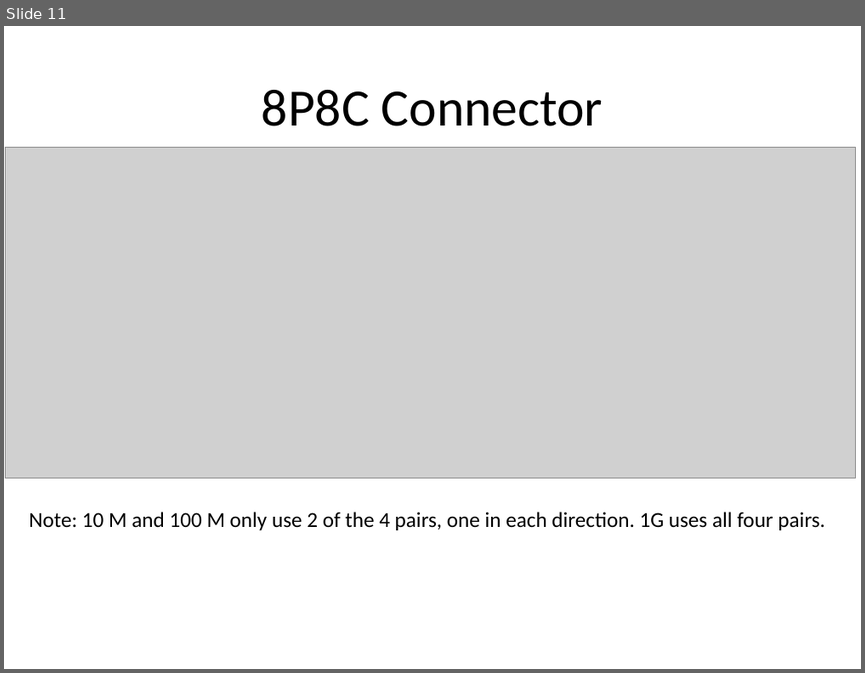
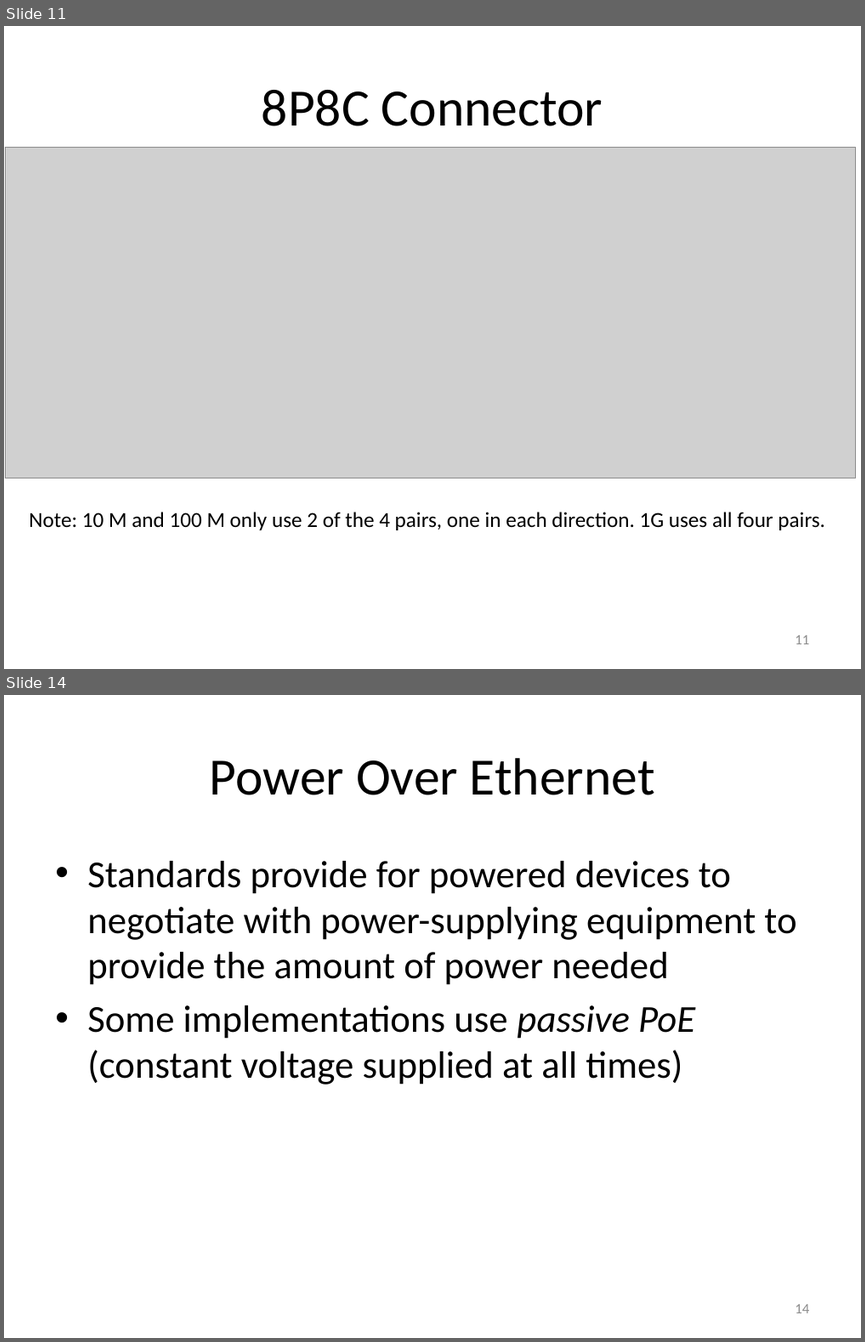
Before and after one commit to carlosgj/FRC-Training, a slide deck: Networking Basics.pptx. Shown one above the other, each under a label of ours: slide 11 before the commit, slides 11 and 14 after it; the slides between them are not shown. The pictures are 865x673 and 865x1342 pixels, drawn with LibreOffice and Linux fonts; fonts in the diff are those of the drawing; grey boxes stand for pictures. Boxes give left, top, right and bottom in pixels: in the first picture for what was removed or moved away, otherwise in the second. Text is boxed around its words. In the diff, an @@ line names an element or a change of style, - is before the commit and + after.

```diff
--- a/Networking Basics.pptx
+++ b/Networking Basics.pptx
@@ slide 14 added at bbox=[4, 695, 861, 1338], background #FFFFFF @@
@@ title added at bbox=[210, 758, 655, 795], 44 pt, text #000000 @@
+Power Over Ethernet
@@ text added at bbox=[87, 861, 796, 1084], 32 pt, text #000000 @@
+• Standards provide for powered devices to negotiate with power-supplying equipment to provide the amount of power needed
+• Some implementations use passive PoE (constant voltage supplied at all times)
@@ page number added at bbox=[794, 1304, 809, 1313], 12 pt, text #8C8C8C @@
+14
@@ slide 11 changed as well @@
@@ page number added at bbox=[794, 635, 809, 644], 12 pt, text #8C8C8C @@
+11
```
Also in this commit, not shown: 10 other slides changed, 48 other slides added.
